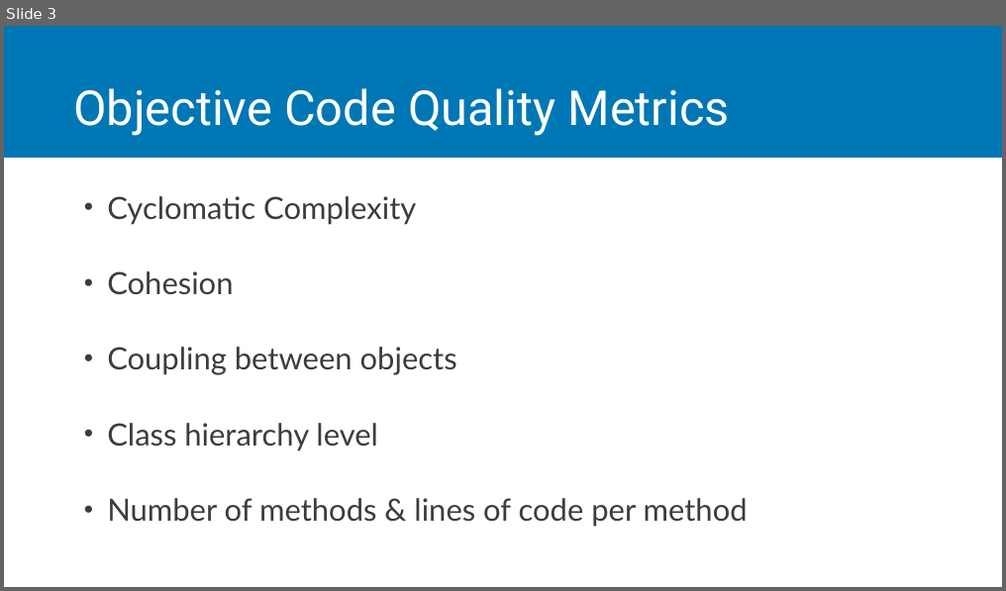
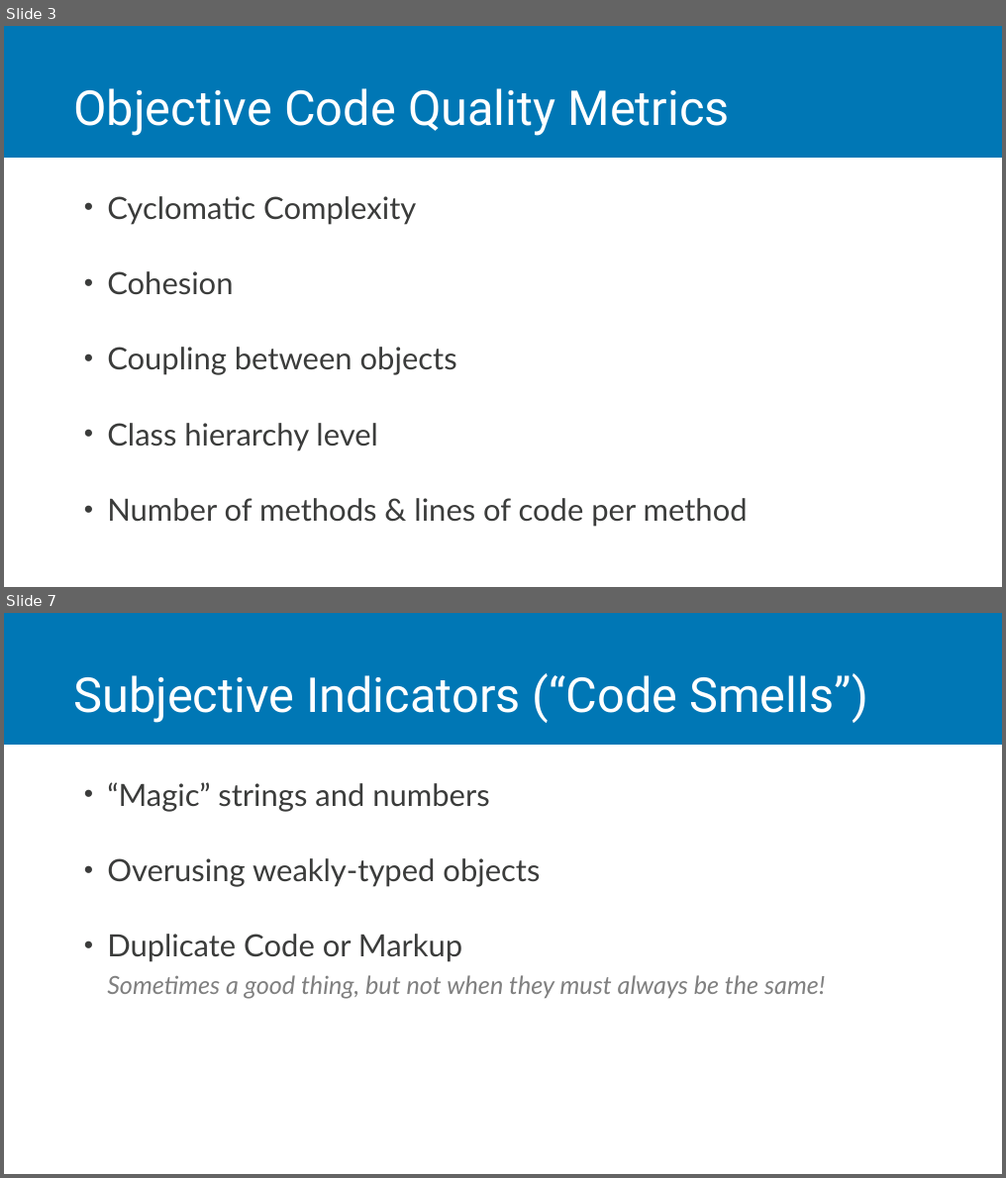
Before and after one commit to jchadwick/CustomizingAspNetMvc, a slide deck: 01_02-CodeSmells.pptx. Shown one above the other, each under a label of ours: slide 3 before the commit, slides 3 and 7 after it; the slides between them are not shown. The pictures are 1006x591 and 1006x1178 pixels, drawn with LibreOffice and Linux fonts; fonts in the diff are those of the drawing. Boxes give left, top, right and bottom in pixels: in the first picture for what was removed or moved away, otherwise in the second. Text is boxed around its words. In the diff, an @@ line names an element or a change of style, - is before the commit and + after.

```diff
--- a/01_02-CodeSmells.pptx
+++ b/01_02-CodeSmells.pptx
@@ slide 7 added at (4,613,1002,1174), background #FFFFFF; not listed: 1 template element that a slide beside it also shows @@
@@ title added at (73,673,868,723), 46.4 pt, text #FFFFFF @@
+Subjective Indicators (“Code Smells”)
@@ text added at (107,782,825,998), 29.5 pt, text #3B3C3B @@
+• “Magic” strings and numbers
+• Overusing weakly-typed objects
+• Duplicate Code or Markup
+  Sometimes a good thing, but not when they must always be the same!
```
Also in this commit, not shown: 2 slides changed, 3 other slides added, 2 other files.
